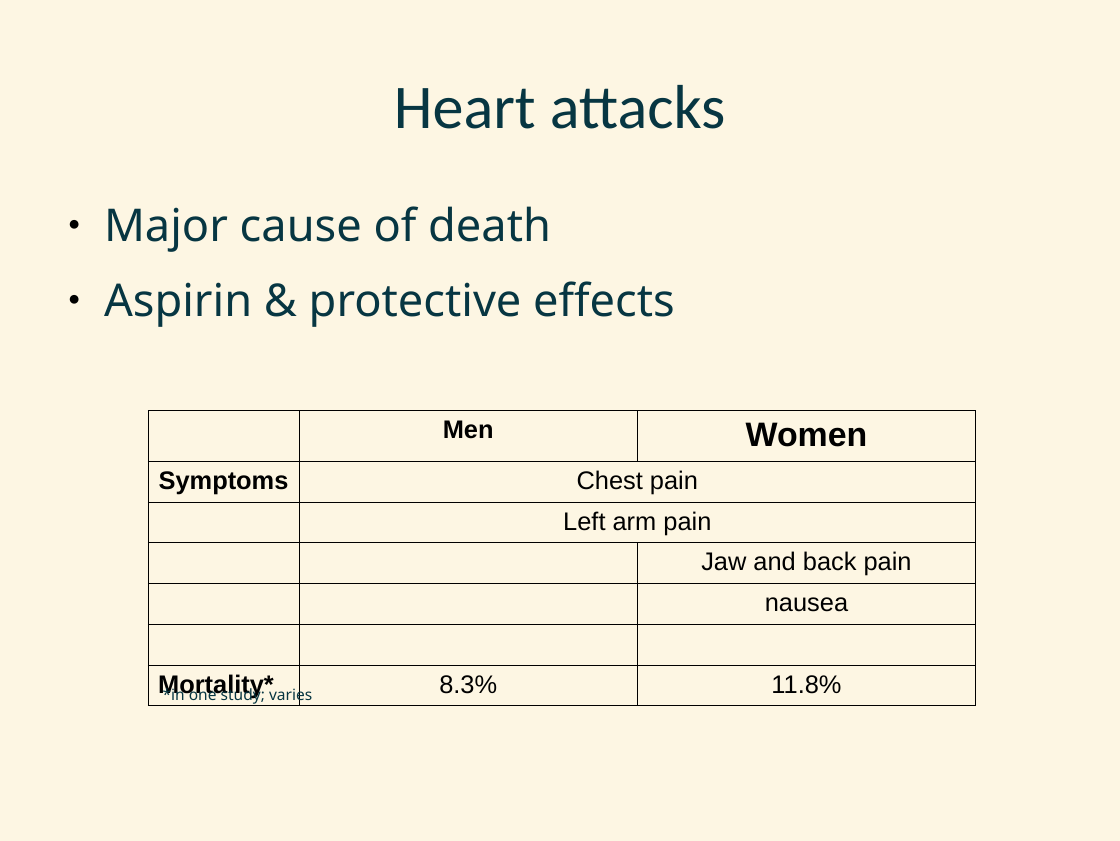
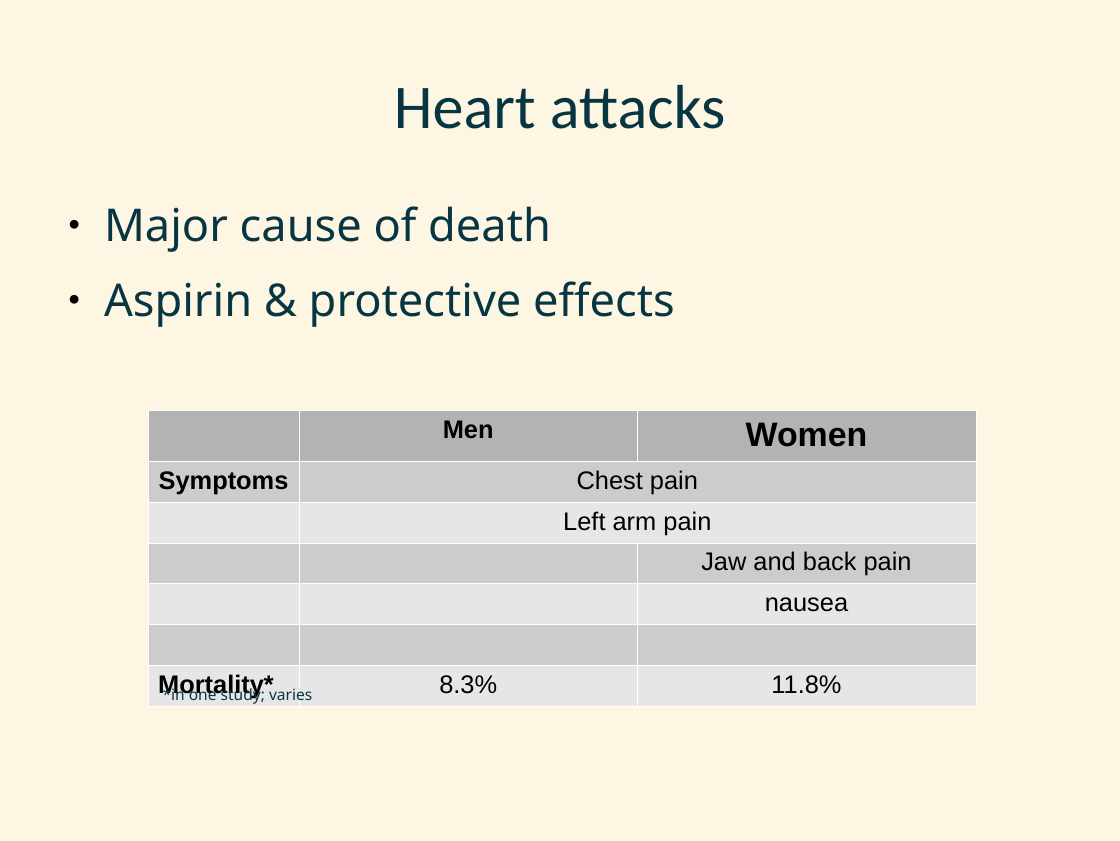
Before and after one commit to kathleenleeper/div3, a slide deck: slide 25 of CBD_materials/CBD-slides.odp. Drawn at 1120x841 pixels with LibreOffice and Linux fonts; fonts in the diff are those of the drawing. Boxes give left, top, right and bottom in pixels: in the first picture for what was removed or moved away, otherwise in the second. Text is boxed around its words. In the diff, an @@ line names an element or a change of style, - is before the commit and + after.

```diff
--- a/CBD_materials/CBD-slides.odp
+++ b/CBD_materials/CBD-slides.odp
@@ table at box(148, 411, 976, 702) @@
@@ fill none to #B3B3B3 in 2 cells @@
@@ fill none to #CCCCCC in 3 cells @@
@@ fill none to #E6E6E6 in 5 cells @@
@@ borders changed @@
```
Also in this commit, not shown: 1 slide added, 1 slide removed, 7 other files.
